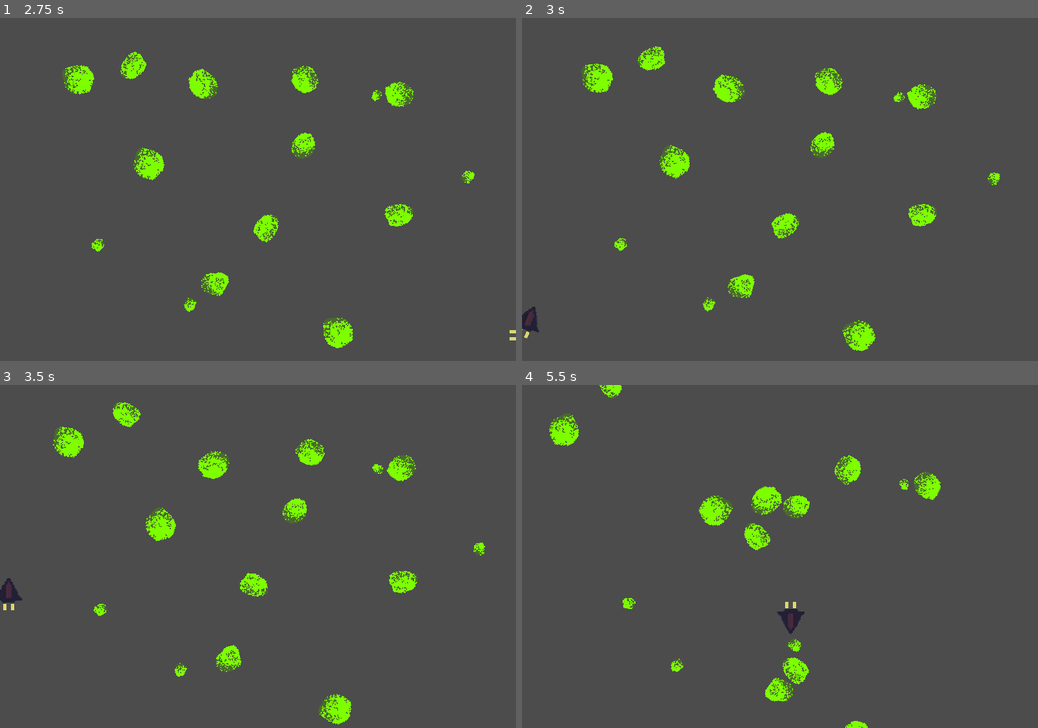
Above: before the commit, frames 1-4 (two rows, left to right).
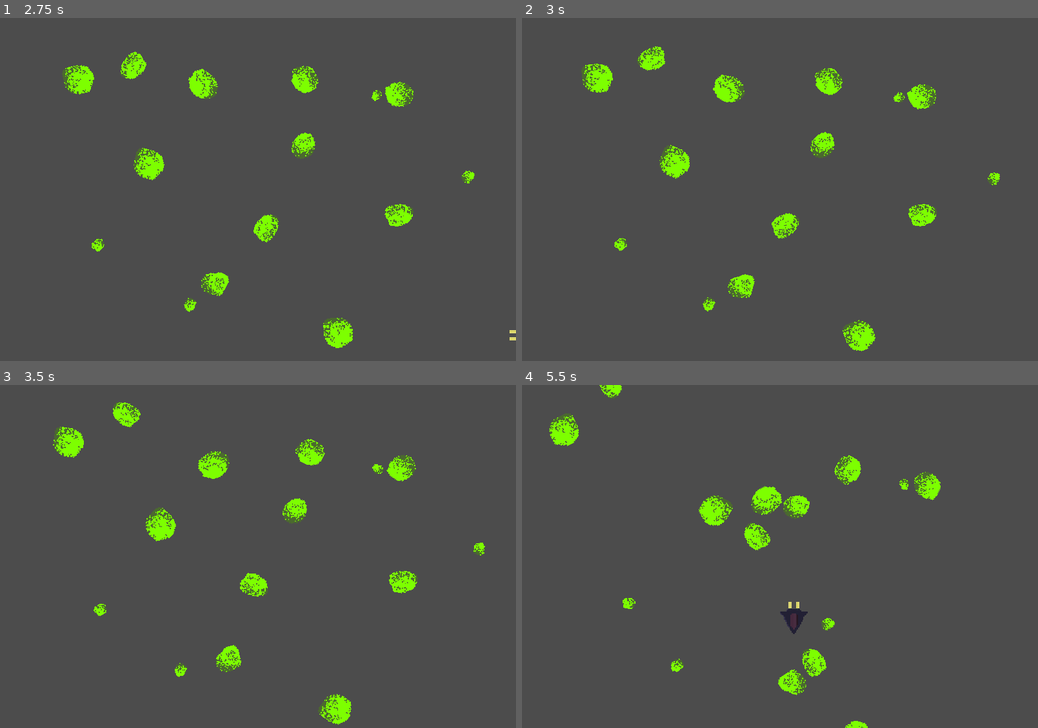
Above: after the commit, the same moments.

Repository: skarnl/godot--asteroid
Game: Godot game, scene res://scenes/main.tscn
Same seed, same stepped clock (60 frames per second), same inputs: the game is played once before the commit and once after it.
Inputs:
- Up to frame 1 (2.75 s): hold Right (ui_right) 0.53-1.28 s; hold Down (ui_down) 1.28-2.03 s; hold Right (ui_right) from 2.03 s (still down)
- Up to frame 2 (3 s): release Right (ui_right) at 2.78 s; hold Up (ui_up) from 2.78 s (still down)
- Up to frame 3 (3.5 s): keep holding Up (ui_up)
- Up to frame 4 (5.5 s): release Up (ui_up) at 3.53 s; hold Left (ui_left) 3.53-5.03 s; hold Down (ui_down) from 5.03 s (still down)

Frame 1 is identical in both runs. In frame 2, 0.2% of the frame differs, in the area x 0-4%, y 84-94%; in frame 3, 0.2%; in frame 4, 1.1%, in the area x 47-61%, y 63-93%.

Commit message:
Move scripts to script-folder

Diff:
--- a/scenes/player.tscn
+++ b/scenes/player.tscn
@@ -1,6 +1,6 @@
 [gd_scene load_steps=7 format=2]
 
-[ext_resource path="res://scenes/player.gd" type="Script" id=1]
+[ext_resource path="res://scripts/player.gd" type="Script" id=1]
 [ext_resource path="res://sprites/ship2.png" type="Texture" id=2]
 
 [sub_resource type="Animation" id=1]
--- a/scenes/player.gd
+++ b/scripts/player.gd
@@ -1,8 +1,8 @@
- extends KinematicBody2D
+extends KinematicBody2D
 
 const ACCELERATION = 900
 const MAX_SPEED = 180
-const FRICTION = 80
+const FRICTION = 180
 
 var screen_size : Vector2
 var player_rect: Vector2
@@ -13,6 +13,9 @@
 
 var thrusting = false
 
+var route = PoolVector2Array()
+var last_input_vector = Vector2.ZERO
+
 func _ready():
 	screen_size = get_viewport_rect().size
 	player_rect = $Sprite.texture.get_size()
@@ -20,21 +23,7 @@
 
 
 func _physics_process(delta):
-	constrainPlayerToScreen()
-
 	handleMovement(delta)
-
-
-func constrainPlayerToScreen():
-	if (position.x <= 0 - player_rect.x / 2):
-		position.x = screen_size.x + player_rect.x / 2
-	elif (position.x >= screen_size.x + player_rect.x / 2):
-		position.x = 0 - player_rect.x / 2
-
-	if (position.y <= 0 - player_rect.y / 2):
-		position.y = screen_size.y + player_rect.y / 2
-	elif (position.y >= screen_size.y + player_rect.y / 2):
-		position.y = 0 - player_rect.y / 2
 
 
 func handleMovement(delta):
@@ -46,16 +35,47 @@
 
 	if input_vector != Vector2.ZERO:
 		velocity = velocity.move_toward(input_vector * MAX_SPEED, ACCELERATION * delta)
+		start_thrusting()
 
-		if not thrusting:
-			animation_player.play("StartThrust")
-			thrusting = true
 	else:
 		velocity = velocity.move_toward(Vector2.ZERO, FRICTION * delta)
-
-		if thrusting:
-			animation_player.play("EndThrust")
-			thrusting = false
+		stop_thrusting()
 
 	move_and_slide(velocity)
 	look_at(position + velocity)
+	store_position(input_vector)
+
+func start_thrusting():
+	if not thrusting:
+		animation_player.play("StartThrust")
+
+	thrusting = true
+
+
+func stop_thrusting():
+	if thrusting:
+		animation_player.play("EndThrust")
+
+	thrusting = false
+
+
+func store_position(_input_vector:Vector2):
+#   do we need this optimalisation? it makes the lines less smooth?
+#	if (input_vector == last_input_vector):
+#		return
+
+#	last_input_vector = input_vector
+
+	if route.empty():
+		route.append(position)
+		print("FIRST APPEND")
+	else:
+		appendPosition()
+
+func appendPosition():
+	var last_position = route[route.size() - 1]
+
+	if position != last_position:
+		route.append(position)
+
+		print("APPEND")
Renamed: scenes/asteroid.gd -> scripts/asteroid.gd
